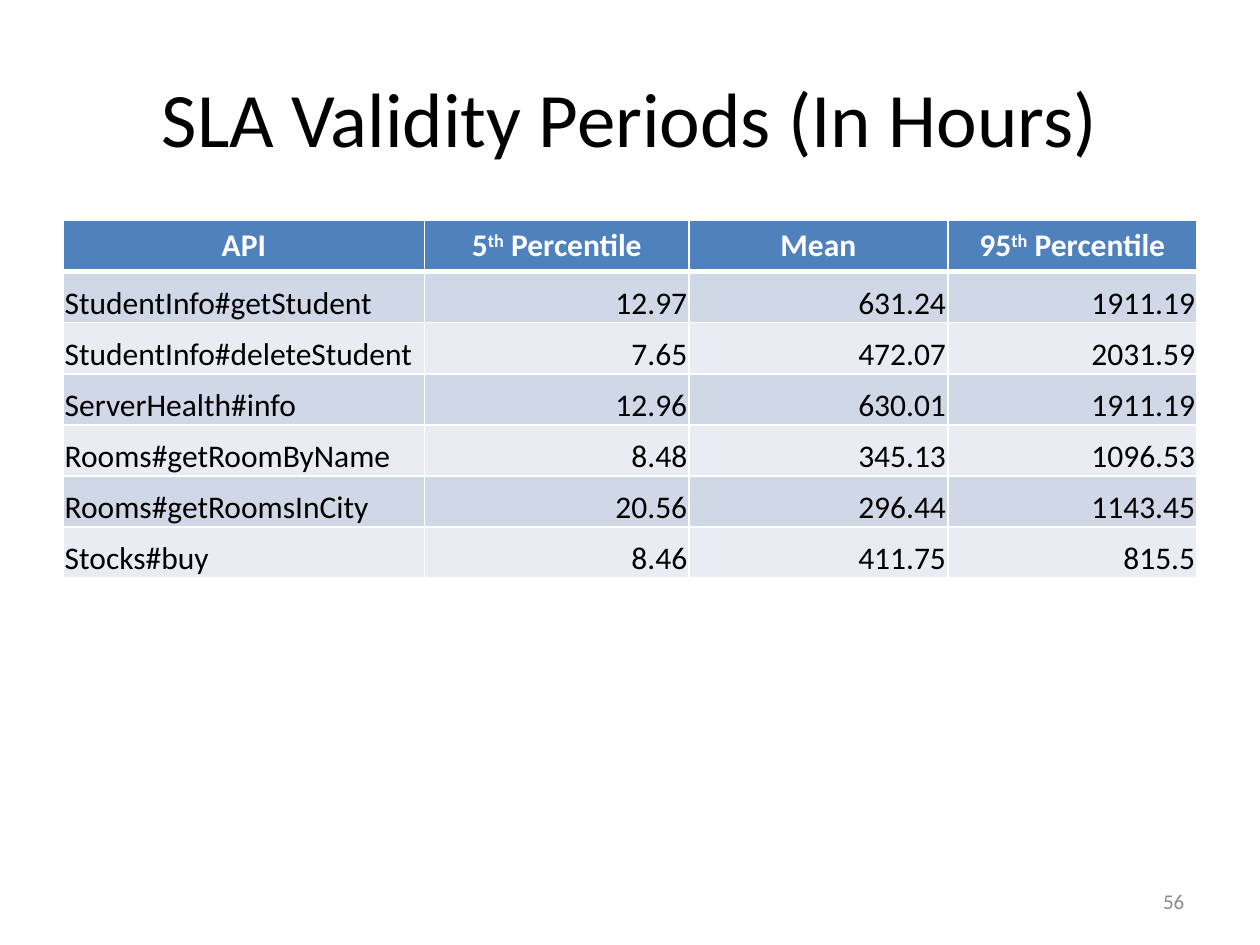
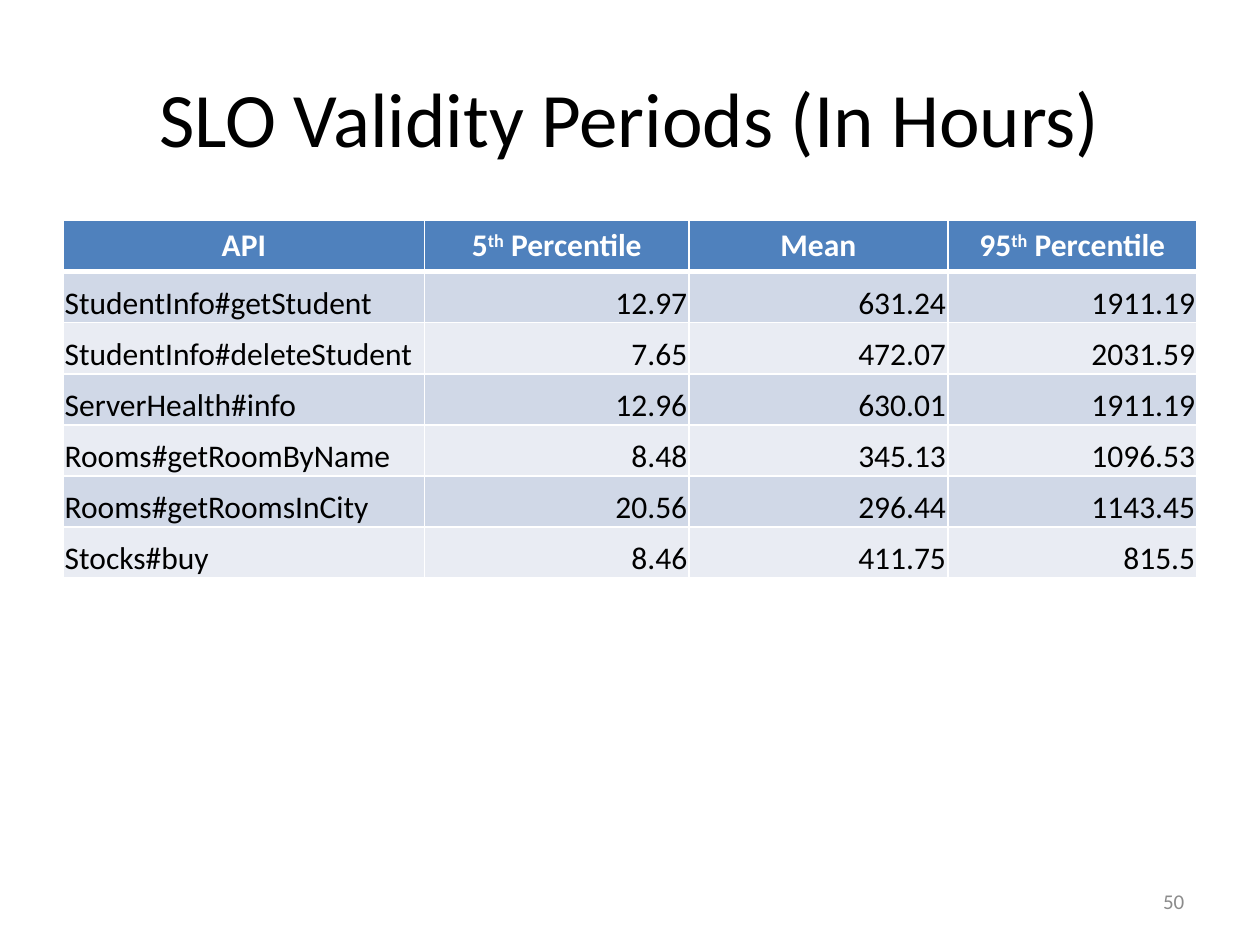
Before and after one commit to Dithn/eager-appscale, a slide deck: slide 50 of Eager/paper/dissertation/dissertation.pptx (slide 56 before the commit). Drawn at 1260x945 pixels with LibreOffice and Linux fonts; fonts in the diff are those of the drawing. Boxes give left, top, right and bottom in pixels: in the first picture for what was removed or moved away, otherwise in the second. Text is boxed around its words. In the diff, an @@ line names an element or a change of style, - is before the commit and + after.

```diff
--- a/Eager/paper/dissertation/dissertation.pptx
+++ b/Eager/paper/dissertation/dissertation.pptx
@@ title at [159, 91, 1099, 160]: text changed @@
-SLA Validity Periods (In Hours)
+SLO Validity Periods (In Hours)
@@ page number at [1163, 895, 1184, 909]: text changed @@
-56
+50
```
Also in this commit, not shown: 8 other slides changed, 6 slides removed.
